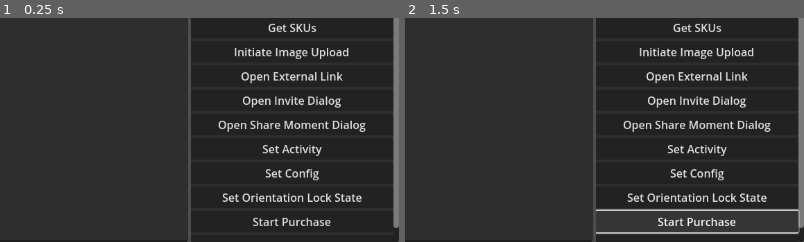
Above: before the commit, frames 1-2 (left to right).
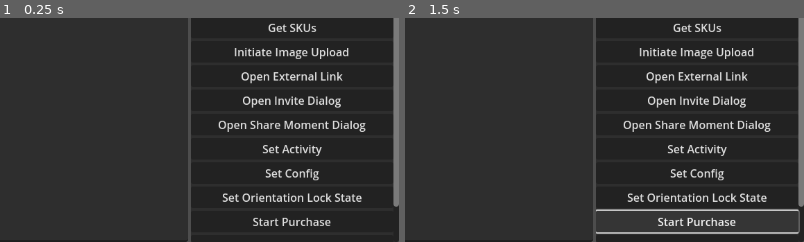
Above: after the commit, the same moments.

Repository: kuylar/discord-embedded-godot
Game: Godot game, scene res://Debug.tscn
The game is run twice, just before and just after one commit, with the same random seed, the same clock (stepped at 60 frames per second) and the same inputs. The engine's default icon, where the game draws it, is replaced by a stand-in: a white triangle on a blue panel in a dark square.
Inputs:
- Up to frame 1 (0.25 s): no input
- Up to frame 2 (1.5 s): click "Start Purchase" at 0.5 s; click "Start Purchase" at 1.25 s
The pictures show only the part of the screen within x 50-100%, y 50-100%; the shares and areas given below are measured in that part.

The runs differ from the first frame. In frame 1, 0.1% of the frame differs, in the area x 98-100%, y 83-94%; in frame 2, 0.1%.

Commit message:
Implement close()

Diff:
--- a/Debug.tscn
+++ b/Debug.tscn
@@ -144,6 +144,10 @@
 layout_mode = 2
 text = "Get User Locale"
 
+[node name="ButtonQuit" type="Button" parent="HBoxContainer/Panel/ScrollContainer/VBoxContainer"]
+layout_mode = 2
+text = "Quit"
+
 [connection signal="pressed" from="HBoxContainer/Panel/ScrollContainer/VBoxContainer/ButtonCaptureLog" to="." method="_on_ButtonCaptureLog_pressed"]
 [connection signal="pressed" from="HBoxContainer/Panel/ScrollContainer/VBoxContainer/ButtonEncourageHwAccel" to="." method="_on_ButtonEncourageHwAccel_pressed"]
 [connection signal="pressed" from="HBoxContainer/Panel/ScrollContainer/VBoxContainer/ButtonGetChannel" to="." method="_on_ButtonGetChannel_pressed"]
@@ -161,3 +165,4 @@
 [connection signal="pressed" from="HBoxContainer/Panel/ScrollContainer/VBoxContainer/ButtonSetOrientationLockState" to="." method="_on_ButtonSetOrientationLockState_pressed"]
 [connection signal="pressed" from="HBoxContainer/Panel/ScrollContainer/VBoxContainer/ButtonStartPurchase" to="." method="_on_ButtonStartPurchase_pressed"]
 [connection signal="pressed" from="HBoxContainer/Panel/ScrollContainer/VBoxContainer/ButtonUserSettingsGetLocale" to="." method="_on_ButtonUserSettingsGetLocale_pressed"]
+[connection signal="pressed" from="HBoxContainer/Panel/ScrollContainer/VBoxContainer/ButtonQuit" to="." method="_on_ButtonQuit_pressed"]
--- a/debug.gd
+++ b/debug.gd
@@ -131,3 +131,7 @@
 
 func _on_ButtonUserSettingsGetLocale_pressed():
 	text.text += "\n" + str(await discord.command_user_settings_get_locale())
+
+func _on_ButtonQuit_pressed():
+	text.text += "See you later!"
+	discord.close(1000, "See you next time!")
--- a/plugins/DiscordEmbeddedSDK/DiscordSDK.gd
+++ b/plugins/DiscordEmbeddedSDK/DiscordSDK.gd
@@ -192,6 +192,14 @@
 	else:
 		await self.dispatch_ready
 
+func close(code: int, message: String):
+	# we dont wait for nonce here
+	sendMessage(2, {
+		"code": code,
+		"message": message,
+		"nonce": _gen_nonce()
+	})
+
 func _wait_for_nonce(nonce):
 	var noMatches = true
 	var packet = null
